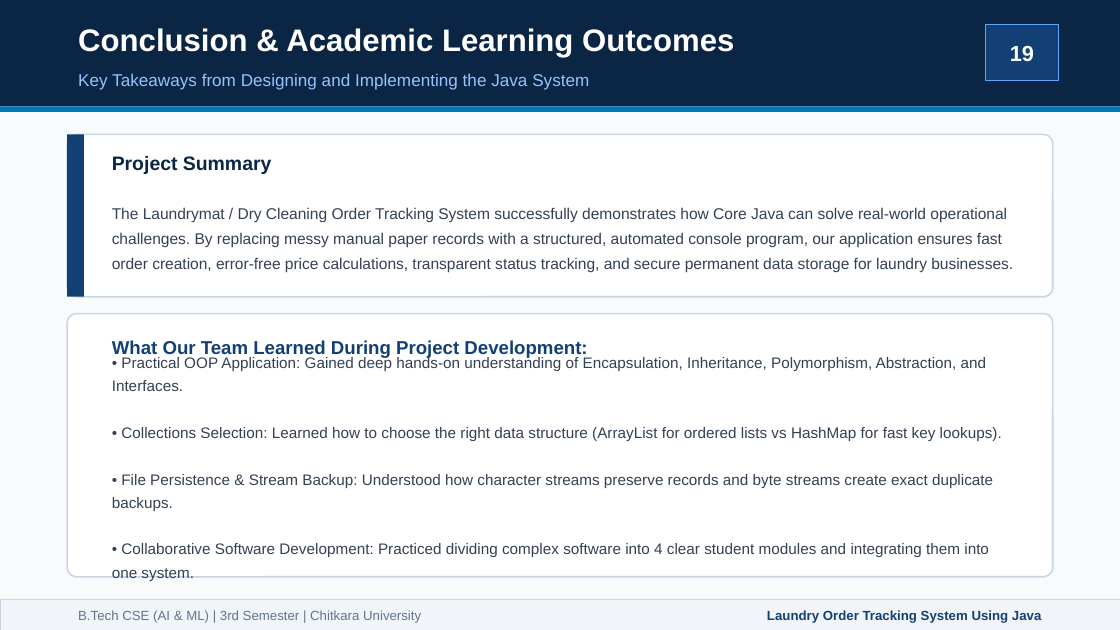
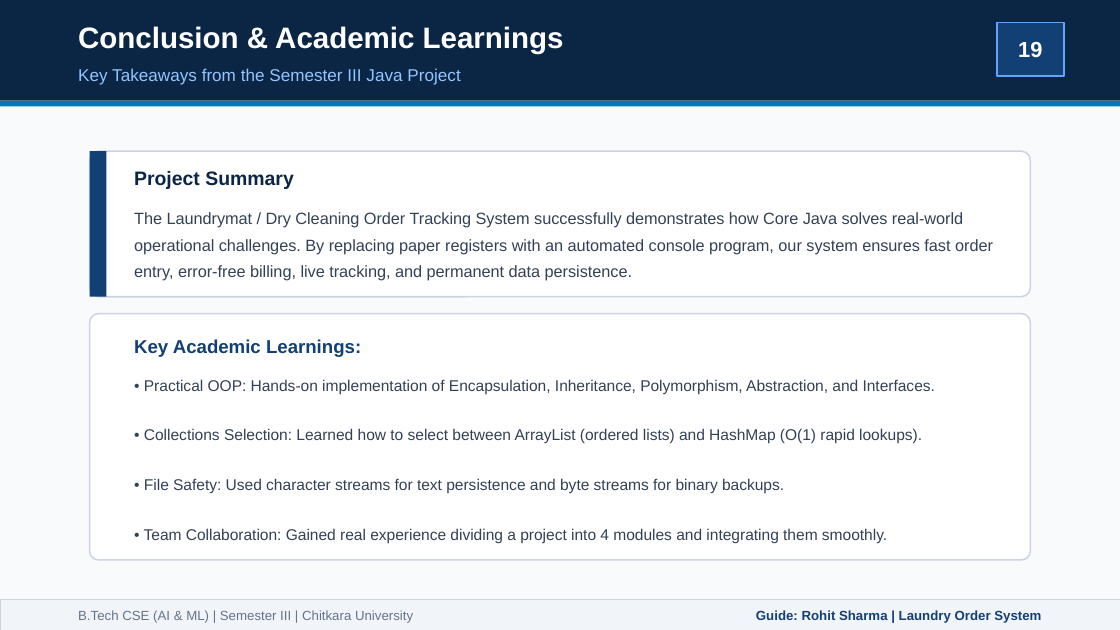
Before and after one commit to Tanmay-Arora19/Laundry-Management-System, a slide deck: slide 19 of Laundry_Management_System_Presentation.pptx. Drawn at 1120x630 pixels with LibreOffice and Linux fonts; fonts in the diff are those of the drawing. Boxes give left, top, right and bottom in pixels: in the first picture for what was removed or moved away, otherwise in the second. Text is boxed around its words. In the diff, an @@ line names an element or a change of style, - is before the commit and + after.

Commit message:
Compress presentation content, add exact team member details, and update faculty guide to Rohit Sharma

```diff
--- a/Laundry_Management_System_Presentation.pptx
+++ b/Laundry_Management_System_Presentation.pptx
@@ rectangle: place and size @@
-rectangle at (0, 0, 1120, 106)
+rectangle at (0, 0, 1120, 101)
@@ text at (78, 26, 564, 54): text changed; size 20 to 19 pt @@
-Conclusion & Academic Learning Outcomes
+Conclusion & Academic Learnings
@@ text "19": place and size @@
-text "19" at (1010, 45, 1034, 62)
+text "19" at (1018, 42, 1042, 57)
@@ rectangle: place and size @@
-rectangle at (986, 25, 1058, 81)
+rectangle at (997, 22, 1064, 76)
@@ text at (78, 68, 460, 85): text changed @@
-Key Takeaways from Designing and Implementing the Java System
+Key Takeaways from the Semester III Java Project
@@ rectangle: place and size @@
-rectangle at (0, 106, 1120, 112)
+rectangle at (0, 101, 1120, 106)
@@ rounded rectangle at (90, 151, 1030, 297): proportions changed @@
@@ rounded rectangle: place and size @@
-rounded rectangle at (67, 134, 1053, 297)
+rounded rectangle at (90, 151, 1030, 297)
@@ rectangle: place and size @@
-rectangle at (67, 134, 84, 297)
+rectangle at (90, 151, 106, 297)
@@ text "Project Summary": place and size @@
-text "Project Summary" at (112, 156, 272, 174)
+text "Project Summary" at (134, 171, 294, 189)
@@ text at (134, 212, 993, 281): text changed; size 10 to 10.5 pt @@
-The Laundrymat / Dry Cleaning Order Tracking System successfully demonstrates how Core Java can solve real-world operational challenges. By replacing messy manual paper records with a structured, automated console program, our application ensures fast order creation, error-free price calculations, transparent status tracking, and secure permanent data storage for laundry businesses.
+The Laundrymat / Dry Cleaning Order Tracking System successfully demonstrates how Core Java solves real-world operational challenges. By replacing paper registers with an automated console program, our system ensures fast order entry, error-free billing, live tracking, and permanent data persistence.
@@ rounded rectangle: place and size @@
-rounded rectangle at (67, 314, 1053, 577)
+rounded rectangle at (90, 314, 1030, 560)
@@ rounded rectangle at (90, 314, 1030, 560): proportions changed @@
@@ text at (134, 339, 361, 357): text changed @@
-What Our Team Learned During Project Development:
+Key Academic Learnings:
@@ text at (144, 379, 935, 543): text changed; size 9.8 to 10 pt @@
-• Practical OOP Application: Gained deep hands-on understanding of Encapsulation, Inheritance, Polymorphism, Abstraction, and Interfaces.
-• Collections Selection: Learned how to choose the right data structure (ArrayList for ordered lists vs HashMap for fast key lookups).
-• File Persistence & Stream Backup: Understood how character streams preserve records and byte streams create exact duplicate backups.
-• Collaborative Software Development: Practiced dividing complex software into 4 clear student modules and integrating them into one system.
+• Practical OOP: Hands-on implementation of Encapsulation, Inheritance, Polymorphism, Abstraction, and Interfaces.
+• Collections Selection: Learned how to select between ArrayList (ordered lists) and HashMap (O(1) rapid lookups).
+• File Safety: Used character streams for text persistence and byte streams for binary backups.
+• Team Collaboration: Gained real experience dividing a project into 4 modules and integrating them smoothly.
@@ text at (78, 610, 413, 623): text changed @@
-B.Tech CSE (AI & ML) | 3rd Semester | Chitkara University
+B.Tech CSE (AI & ML) | Semester III | Chitkara University
@@ text at (756, 610, 1041, 623): text changed @@
-Laundry Order Tracking System Using Java
+Guide: Rohit Sharma | Laundry Order System
```
Also in this commit, not shown: 17 other slides changed, 2 slides added, 2 slides removed, 2 other files.
